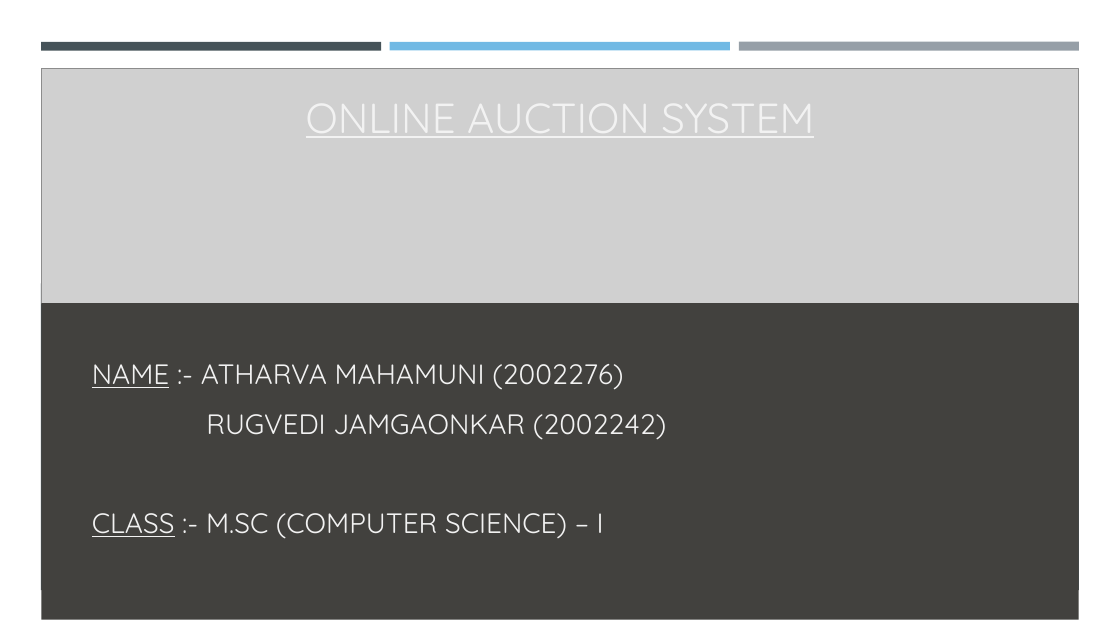
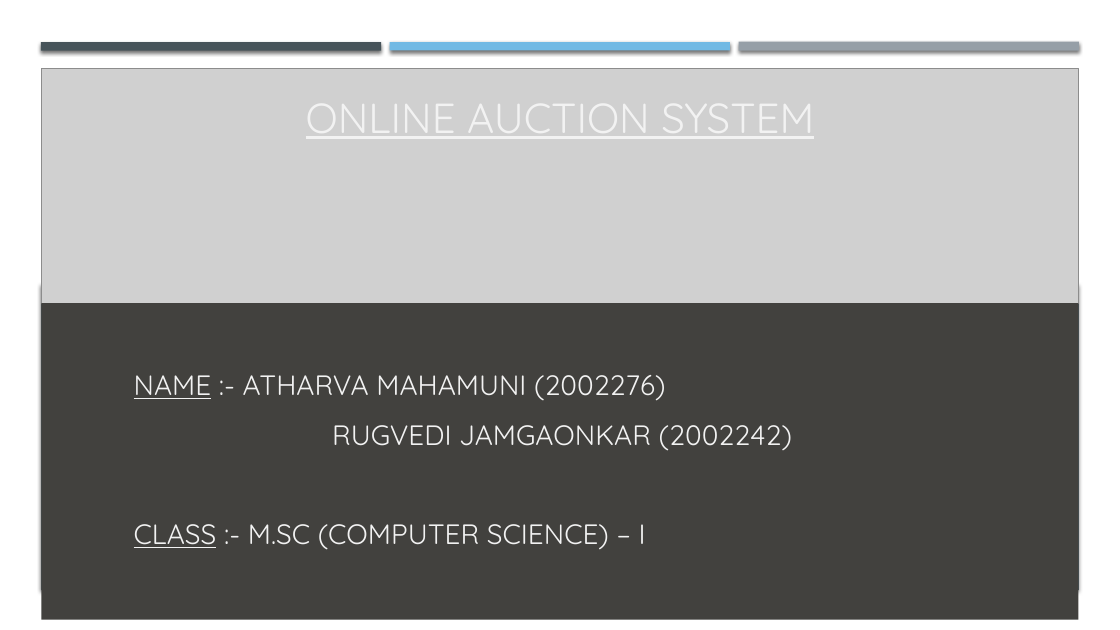
Before and after one commit to AtharvaCM/django-auction, a slide deck: slide 1 of Online auction system.pptx. Drawn at 1120x630 pixels with LibreOffice and Linux fonts; fonts in the diff are those of the drawing; grey boxes stand for pictures. Boxes give left, top, right and bottom in pixels: in the first picture for what was removed or moved away, otherwise in the second. Text is boxed around its words. In the diff, an @@ line names an element or a change of style, - is before the commit and + after.

```diff
--- a/Online auction system.pptx
+++ b/Online auction system.pptx
@@ shadow on in 4 elements at (41, 42, 381, 50), (739, 42, 1079, 51), (390, 42, 730, 50), (41, 283, 1080, 590) @@
@@ rectangle "NAME :- ATHARVA MAHAMUNI (2002276)" at (41, 303, 1079, 620): subtitle to rectangle @@
```
Also in this commit, not shown: 7 other slides changed, 13 other files.
